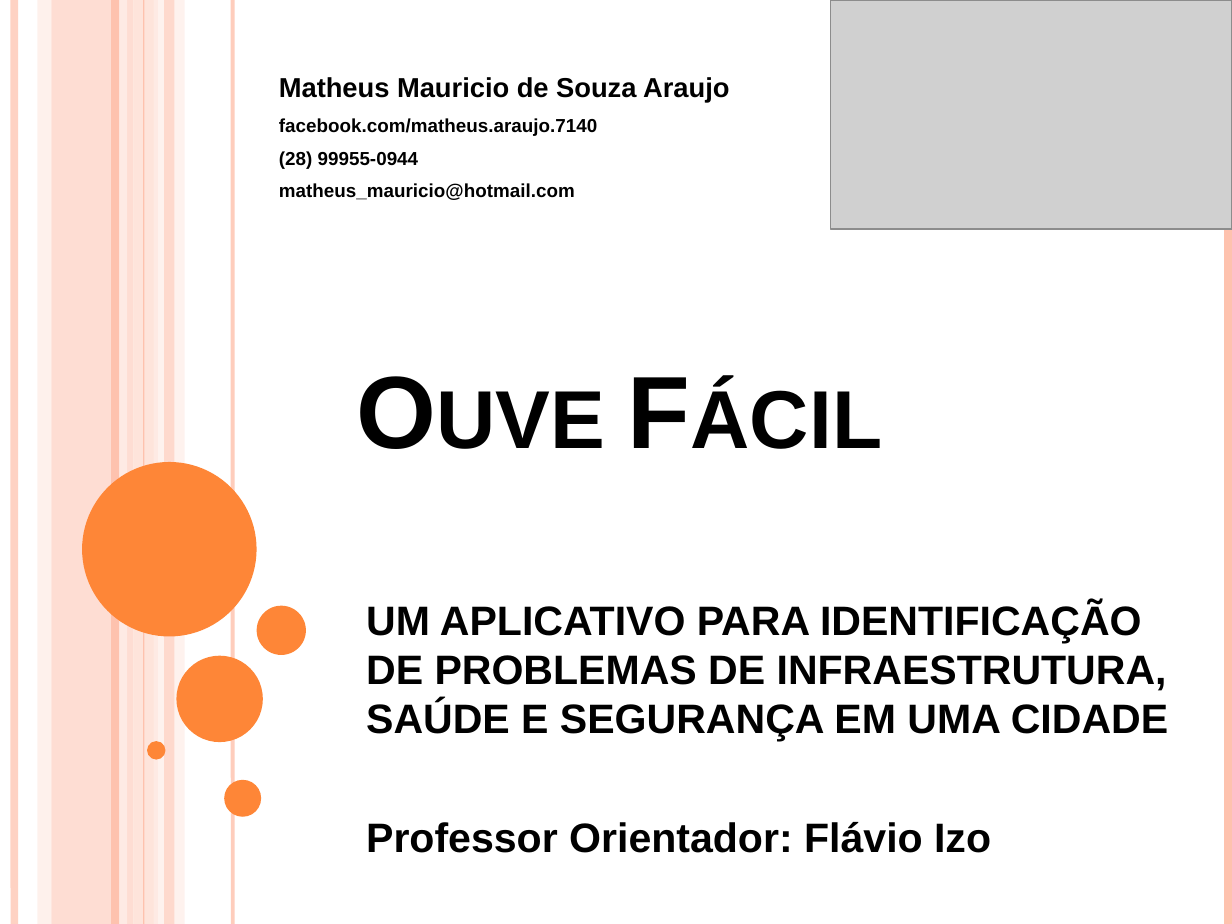
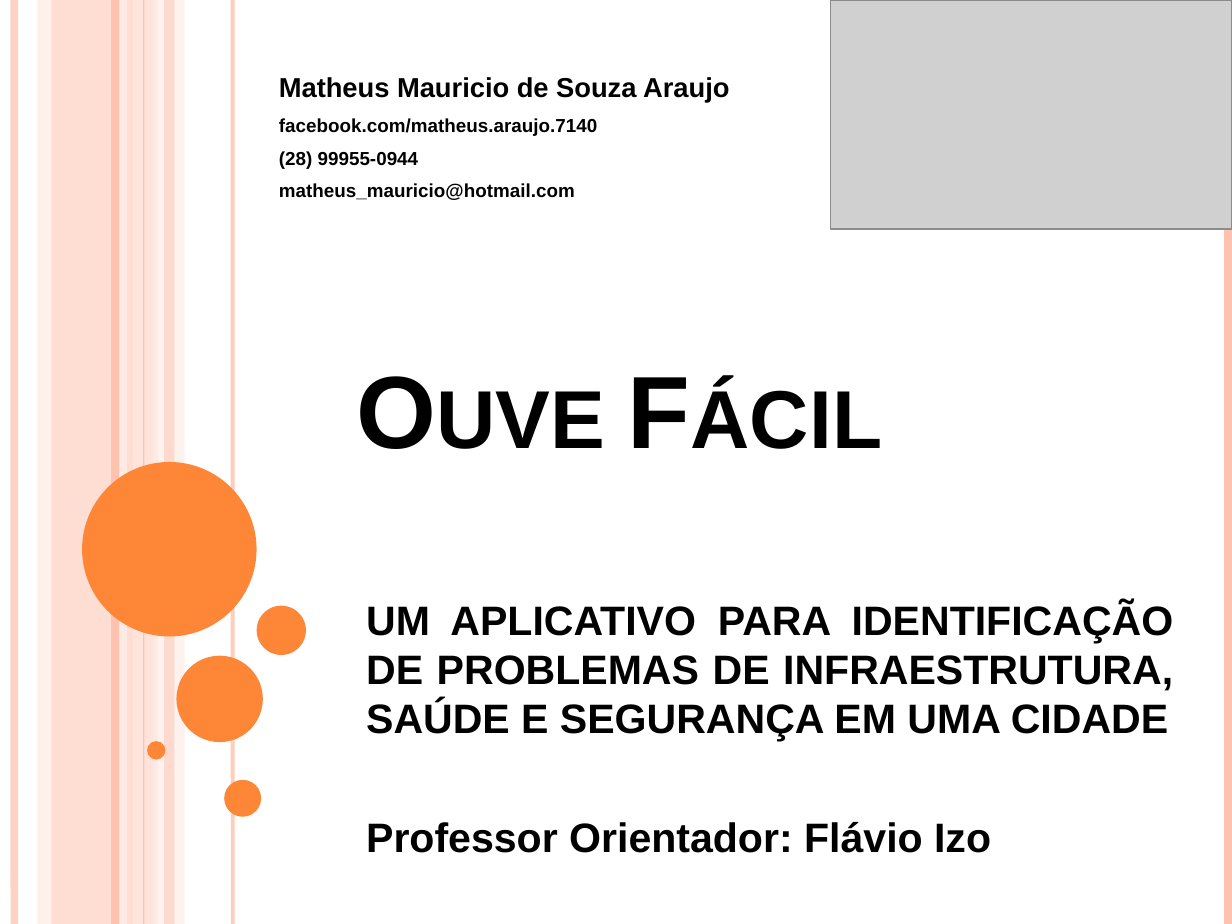
Before and after one commit to matheusmauricio/TCC, a slide deck: slide 1 of Outros/slide.pptx. Drawn at 1232x924 pixels with LibreOffice and Linux fonts; fonts in the diff are those of the drawing; grey boxes stand for pictures. Boxes give left, top, right and bottom in pixels: in the first picture for what was removed or moved away, otherwise in the second. Text is boxed around its words. In the diff, an @@ line names an element or a change of style, - is before the commit and + after.

```diff
--- a/Outros/slide.pptx
+++ b/Outros/slide.pptx
@@ subtitle at [366,602,1174,742]: alignment left to justified @@
```
Also in this commit, not shown: 1 other file.
